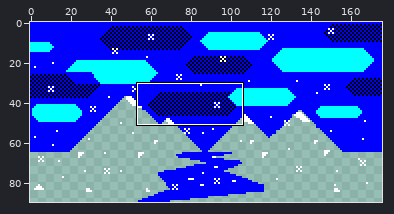
One commit to this sprite sheet: AFBWeatherland/0044.png. The first picture is a wide view before the edit; the outline marks the close-up.
Close-up. The starting point:
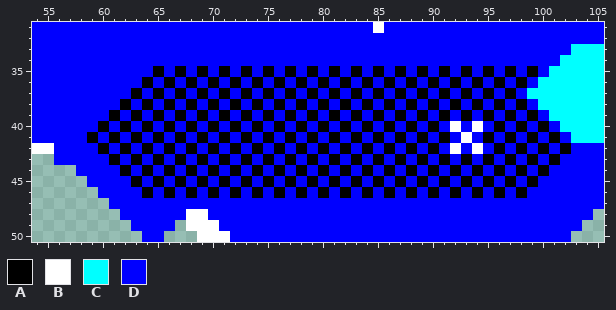
The file is 176x90 pixels. Shown: x 54..105, y 31..50. The commit also changed other parts of the picture, which this record leaves out.
Palette (. is transparent): A #000000  B #ffffff  C #00ffff  D #0000ff
Pixels before, first column x 54:
31 DDDDDDDDDDDDDDDDDDDDDDDDDDDDDDDBDDDDDDDDDDDDDDDDDDDD
32 DDDDDDDDDDDDDDDDDDDDDDDDDDDDDDDDDDDDDDDDDDDDDDDDDDDD
33 DDDDDDDDDDDDDDDDDDDDDDDDDDDDDDDDDDDDDDDDDDDDDDDDDCCC
34 DDDDDDDDDDDDDDDDDDDDDDDDDDDDDDDDDDDDDDDDDDDDDDDDCCCC
35 DDDDDDDDDDDADADADADADADADADADADADADADADADADADADCCCCC
36 DDDDDDDDDDADADADADADADADADADADADADADADADADADADCCCCCC
37 DDDDDDDDDADADADADADADADADADADADADADADADADADADCCCCCCC
38 DDDDDDDDADADADADADADADADADADADADADADADADADADADCCCCCC
39 DDDDDDDADADADADADADADADADADADADADADADADADADADADCCCCC
40 DDDDDDADADADADADADADADADADADADADADADADBDBDADADADCCCC
41 DDDDDADADADADADADADADADADADADADADADADADBDADADADADCCC
42 BBDDDDADADADADADADADADADADADADADADADADBDBDADADADADDD
43 ..DDDDDADADADADADADADADADADADADADADADADADADADADADDDD
44 ....DDDDADADADADADADADADADADADADADADADADADADADADDDDD
45 .....DDDDADADADADADADADADADADADADADADADADADADADDDDDD
46 ......DDDDADADADADADADADADADADADADADADADADADADDDDDDD
47 .......DDDDDDDDDDDDDDDDDDDDDDDDDDDDDDDDDDDDDDDDDDDDD
48 ........DDDDDDBBDDDDDDDDDDDDDDDDDDDDDDDDDDDDDDDDDDD.
49 .........DDDD.BBBDDDDDDDDDDDDDDDDDDDDDDDDDDDDDDDDD..
50 ..........DD...BBBDDDDDDDDDDDDDDDDDDDDDDDDDDDDDDD...
The result:
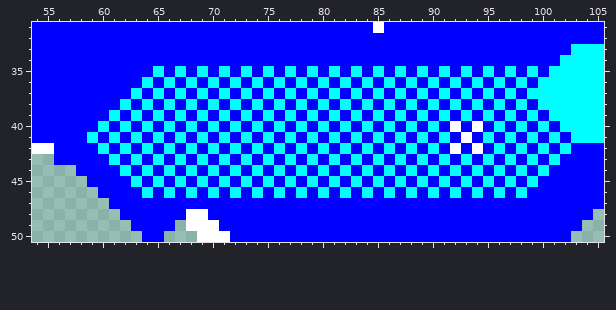
Changes in this commit:
y 35: x 65 A -> C; x 67 A -> C; x 69 A -> C; x 71 A -> C; x 73 A -> C; x 75 A -> C; x 77 A -> C; x 79 A -> C; x 81 A -> C; x 83 A -> C; x 85 A -> C; x 87 A -> C; x 89 A -> C; x 91 A -> C; x 93 A -> C; x 95 A -> C; x 97 A -> C; x 99 A -> C
y 36: x 64 A -> C; x 66 A -> C; x 68 A -> C; x 70 A -> C; x 72 A -> C; x 74 A -> C; x 76 A -> C; x 78 A -> C; x 80 A -> C; x 82 A -> C; x 84 A -> C; x 86 A -> C; x 88 A -> C; x 90 A -> C; x 92 A -> C; x 94 A -> C; x 96 A -> C; x 98 A -> C
y 37: x 63 A -> C; x 65 A -> C; x 67 A -> C; x 69 A -> C; x 71 A -> C; x 73 A -> C; x 75 A -> C; x 77 A -> C; x 79 A -> C; x 81 A -> C; x 83 A -> C; x 85 A -> C; x 87 A -> C; x 89 A -> C; x 91 A -> C; x 93 A -> C; x 95 A -> C; x 97 A -> C
y 38: x 62 A -> C; x 64 A -> C; x 66 A -> C; x 68 A -> C; x 70 A -> C; x 72 A -> C; x 74 A -> C; x 76 A -> C; x 78 A -> C; x 80 A -> C; x 82 A -> C; x 84 A -> C; x 86 A -> C; x 88 A -> C; x 90 A -> C; x 92 A -> C; x 94 A -> C; x 96 A -> C; x 98 A -> C
y 39: x 61 A -> C; x 63 A -> C; x 65 A -> C; x 67 A -> C; x 69 A -> C; x 71 A -> C; x 73 A -> C; x 75 A -> C; x 77 A -> C; x 79 A -> C; x 81 A -> C; x 83 A -> C; x 85 A -> C; x 87 A -> C; x 89 A -> C; x 91 A -> C; x 93 A -> C; x 95 A -> C; x 97 A -> C; x 99 A -> C
y 40: x 60 A -> C; x 62 A -> C; x 64 A -> C; x 66 A -> C; x 68 A -> C; x 70 A -> C; x 72 A -> C; x 74 A -> C; x 76 A -> C; x 78 A -> C; x 80 A -> C; x 82 A -> C; x 84 A -> C; x 86 A -> C; x 88 A -> C; x 90 A -> C; x 96 A -> C; x 98 A -> C; x 100 A -> C
y 41: x 59 A -> C; x 61 A -> C; x 63 A -> C; x 65 A -> C; x 67 A -> C; x 69 A -> C; x 71 A -> C; x 73 A -> C; x 75 A -> C; x 77 A -> C; x 79 A -> C; x 81 A -> C; x 83 A -> C; x 85 A -> C; x 87 A -> C; x 89 A -> C; x 91 A -> C; x 95 A -> C; x 97 A -> C; x 99 A -> C; x 101 A -> C
y 42: x 60 A -> C; x 62 A -> C; x 64 A -> C; x 66 A -> C; x 68 A -> C; x 70 A -> C; x 72 A -> C; x 74 A -> C; x 76 A -> C; x 78 A -> C; x 80 A -> C; x 82 A -> C; x 84 A -> C; x 86 A -> C; x 88 A -> C; x 90 A -> C; x 96 A -> C; x 98 A -> C; x 100 A -> C; x 102 A -> C
y 43: x 61 A -> C; x 63 A -> C; x 65 A -> C; x 67 A -> C; x 69 A -> C; x 71 A -> C; x 73 A -> C; x 75 A -> C; x 77 A -> C; x 79 A -> C; x 81 A -> C; x 83 A -> C; x 85 A -> C; x 87 A -> C; x 89 A -> C; x 91 A -> C; x 93 A -> C; x 95 A -> C; x 97 A -> C; x 99 A -> C; x 101 A -> C
y 44: x 62 A -> C; x 64 A -> C; x 66 A -> C; x 68 A -> C; x 70 A -> C; x 72 A -> C; x 74 A -> C; x 76 A -> C; x 78 A -> C; x 80 A -> C; x 82 A -> C; x 84 A -> C; x 86 A -> C; x 88 A -> C; x 90 A -> C; x 92 A -> C; x 94 A -> C; x 96 A -> C; x 98 A -> C; x 100 A -> C
y 45: x 63 A -> C; x 65 A -> C; x 67 A -> C; x 69 A -> C; x 71 A -> C; x 73 A -> C; x 75 A -> C; x 77 A -> C; x 79 A -> C; x 81 A -> C; x 83 A -> C; x 85 A -> C; x 87 A -> C; x 89 A -> C; x 91 A -> C; x 93 A -> C; x 95 A -> C; x 97 A -> C; x 99 A -> C
y 46: x 64 A -> C; x 66 A -> C; x 68 A -> C; x 70 A -> C; x 72 A -> C; x 74 A -> C; x 76 A -> C; x 78 A -> C; x 80 A -> C; x 82 A -> C; x 84 A -> C; x 86 A -> C; x 88 A -> C; x 90 A -> C; x 92 A -> C; x 94 A -> C; x 96 A -> C; x 98 A -> C
Boxes around the changes in both close-ups, in picture pixels (x1, y1, x2, y2):
changed: (87, 66, 571, 198)
